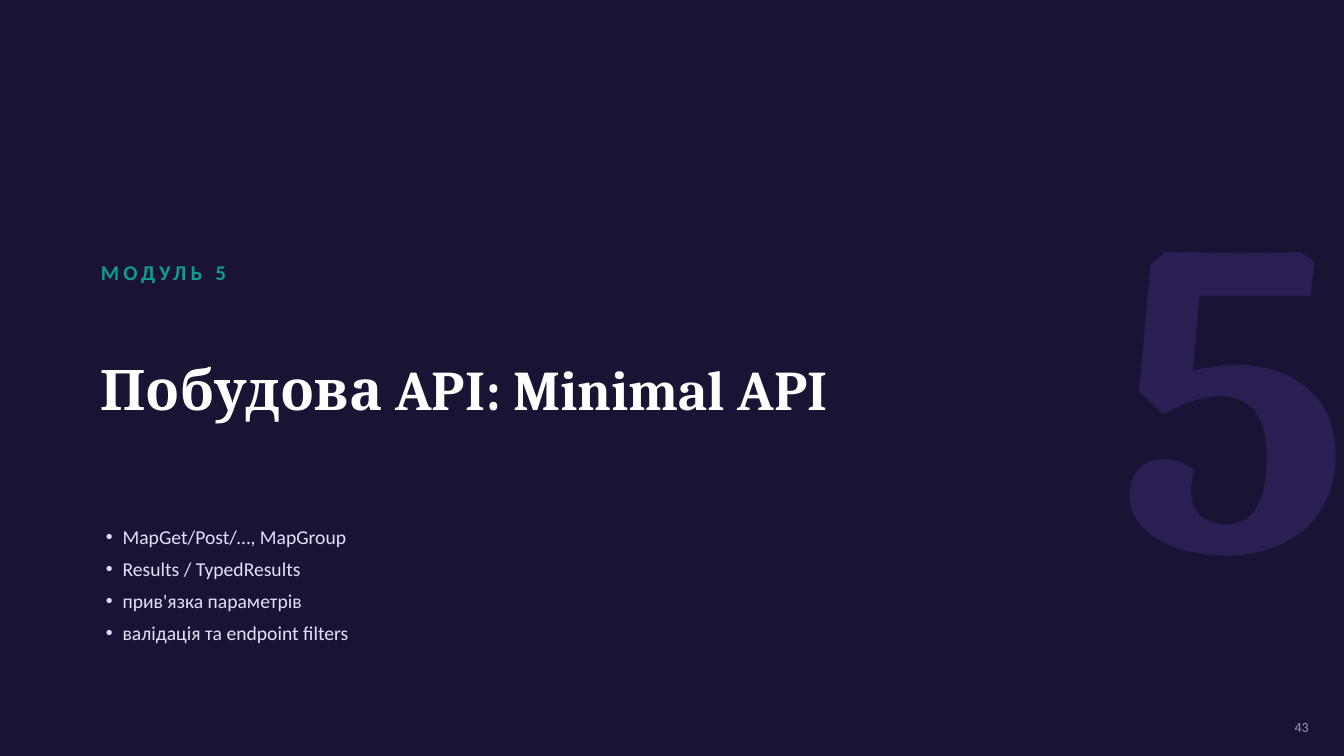
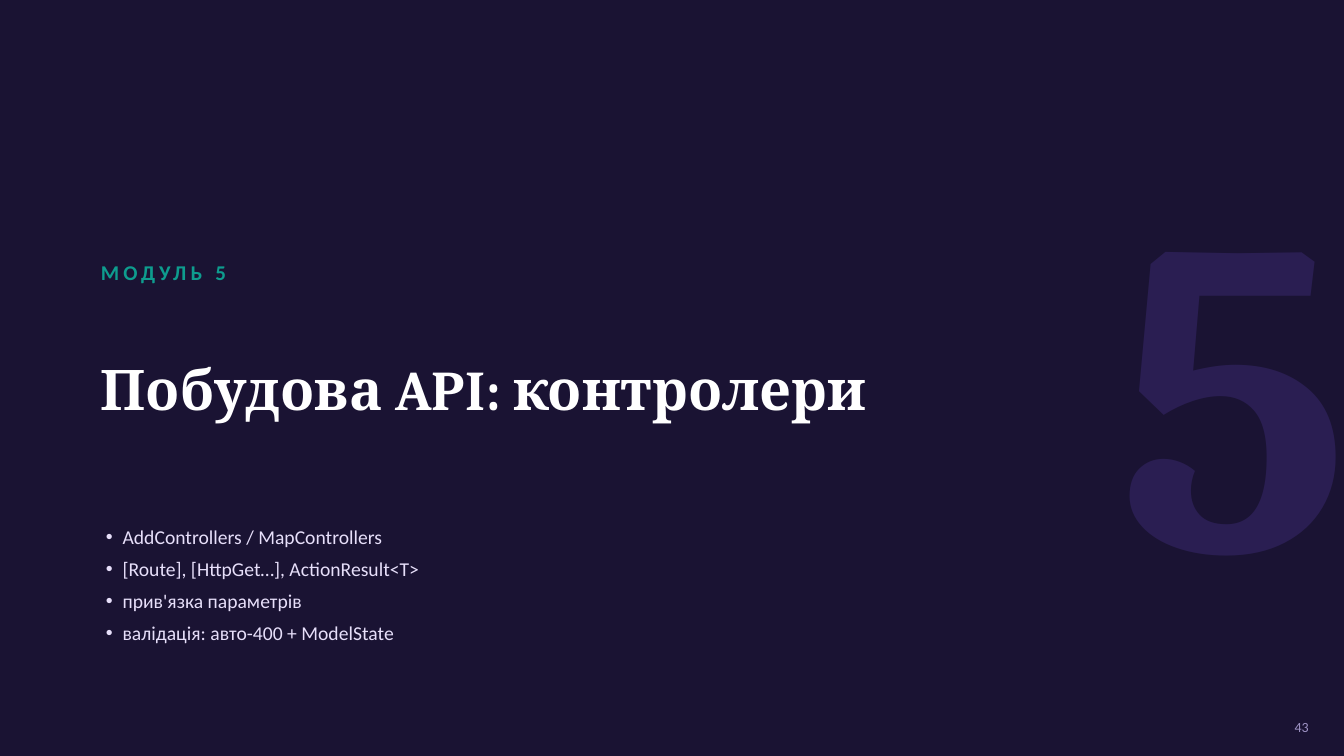
Before and after one commit to MrTomkaYurii/AspNet-Basics, a slide deck: slide 43 of docs/Основи ASP.NET Core — лекція.pptx. Drawn at 1344x756 pixels with LibreOffice and Linux fonts; fonts in the diff are those of the drawing. Boxes give left, top, right and bottom in pixels: in the first picture for what was removed or moved away, otherwise in the second. Text is boxed around its words. In the diff, an @@ line names an element or a change of style, - is before the commit and + after.

```diff
--- a/docs/Основи ASP.NET Core — лекція.pptx
+++ b/docs/Основи ASP.NET Core — лекція.pptx
@@ text at (101,367,866,424): text changed @@
-Побудова API: Minimal API
+Побудова API: контролери
@@ text at (123,530,418,579): text changed @@
-• MapGet/Post/…, MapGroup
-• Results / TypedResults
+• AddControllers / MapControllers
+• [Route], [HttpGet…], ActionResult<T>
@@ text at (123,626,393,644): text changed @@
-• валідація та endpoint filters
+• валідація: авто-400 + ModelState
```
Also in this commit, not shown: 17 other slides changed, 2 slides added, 2 slides removed, 50 other files.
